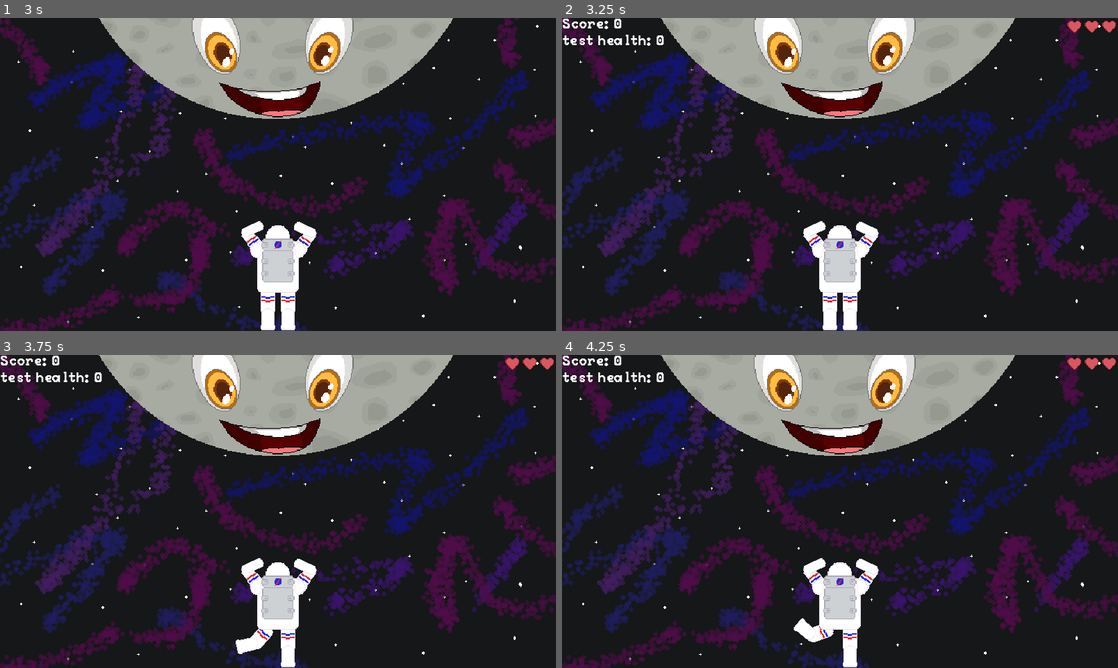
Above: before the commit, frames 1-4 (two rows, left to right).
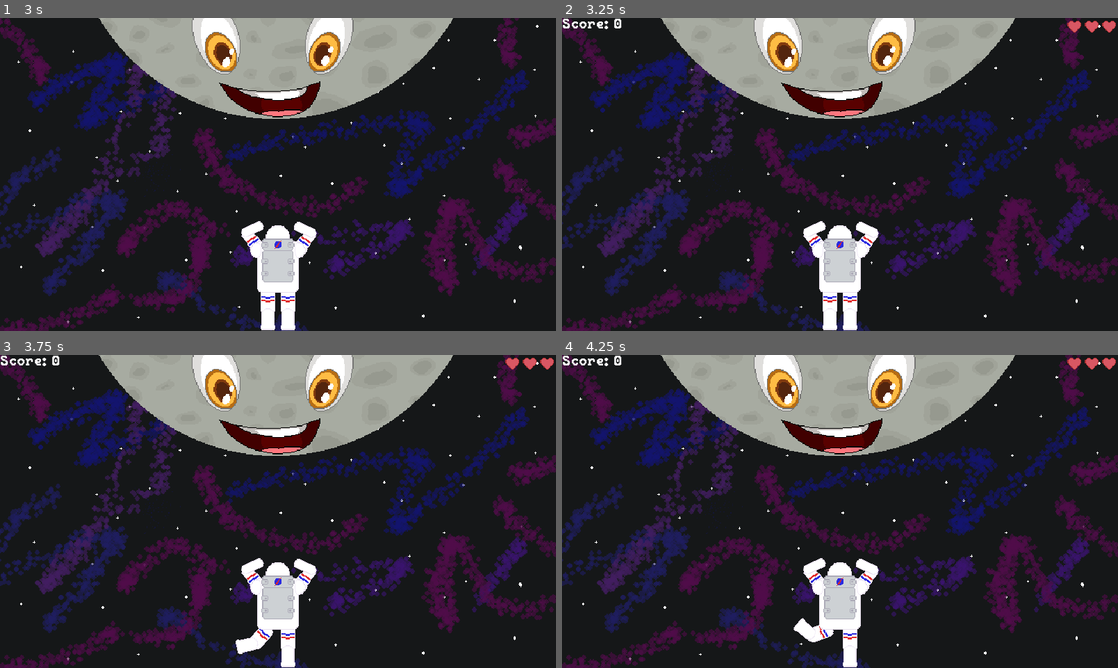
Above: after the commit, the same moments.

Repository: ADON15c/GGJ-2024
Game: Godot game, scene res://Scenes/Main/Main.tscn
Same seed, same stepped clock (60 frames per second), same inputs: the game is played once before the commit and once after it.
Inputs:
- Up to frame 1 (3 s): tap Enter at 0.5 s; hold D 0.53-1.28 s; tap F at 0.6, 2.85 s; tap Space at 1.25 s; tap J at 1.35 s; hold D from 2.03 s (still down); tap K at 2.1 s
- Up to frame 2 (3.25 s): keep holding D
- Up to frame 3 (3.75 s): tap Enter at 3.5 s; release D at 3.53 s; tap J at 3.6 s
- Up to frame 4 (4.25 s): no input

Frame 1 is identical in both runs. In frame 2, 0.3% of the frame differs, in the area x 0-19%, y 5-9%; in frame 3, 0.3%; in frame 4, 0.3%.

Commit message:
Fixed health

Diff:
--- a/Scenes/Health/Health.gd
+++ b/Scenes/Health/Health.gd
@@ -2,4 +2,4 @@
 class_name Health
 
 func update_body(damaged: bool):
-	(($Image as Sprite2D).texture as AtlasTexture).region.position.x = 16 if damaged else 0
+	(($Image as Sprite2D).texture as AtlasTexture).region.position.x = 0 if damaged else 16
--- a/Scenes/Health/Health.tscn
+++ b/Scenes/Health/Health.tscn
@@ -4,6 +4,7 @@
 [ext_resource type="Texture2D" uid="uid://c88gi5xu1erom" path="res://Assets/Sprites/Hearts.png" id="2_syfps"]
 
 [sub_resource type="AtlasTexture" id="AtlasTexture_yj068"]
+resource_local_to_scene = true
 atlas = ExtResource("2_syfps")
 region = Rect2(0, 0, 16, 16)
 
--- a/Scenes/Score/Score.gd
+++ b/Scenes/Score/Score.gd
@@ -5,15 +5,17 @@
 @export_group("Extras")
 @export var health_nodes: Array[Node2D] = [];
 var score = 0;
-var health = 0;
+var health = 3;
 const health_bonus = 5;
 
 func _process(delta):
-	$Label.text = "Score: %s\ntest health: %s" % [game_state.score, health];
-	for i in 3:
-		(health_nodes[i] as Health).update_body(health - 1 < i);
+	$Label.text = "Score: %s" % [score];
+	for i in health_nodes.size():
+		(health_nodes[i] as Health).update_body(health <= i);
 
 func _on_fail():
 	health -= 1;
+	if health == 0:
+		get_tree().change_scene_to_file("res://Scenes/Main/Main.tscn")
 func _on_success():
 	game_state.score += 1;
